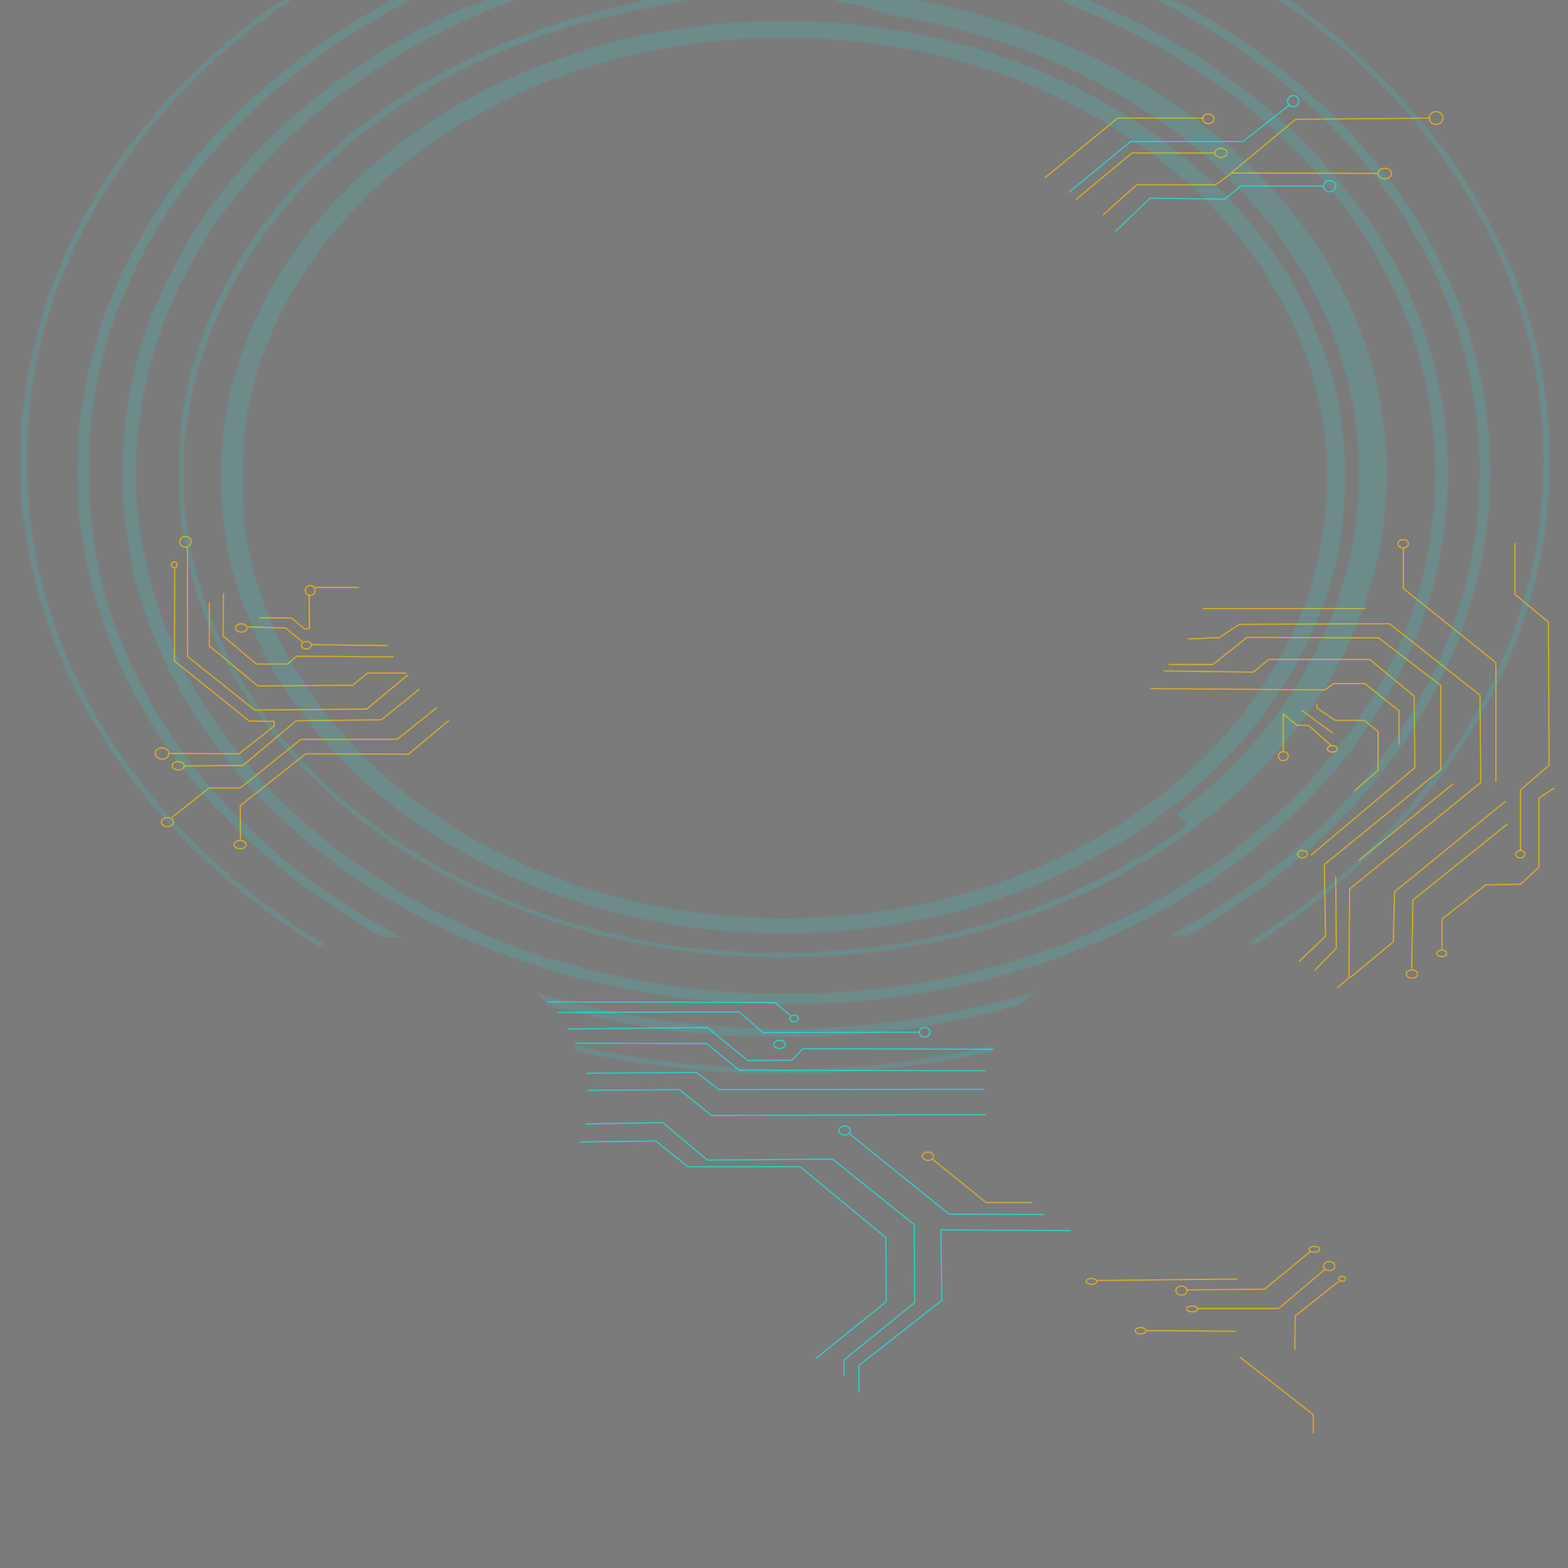
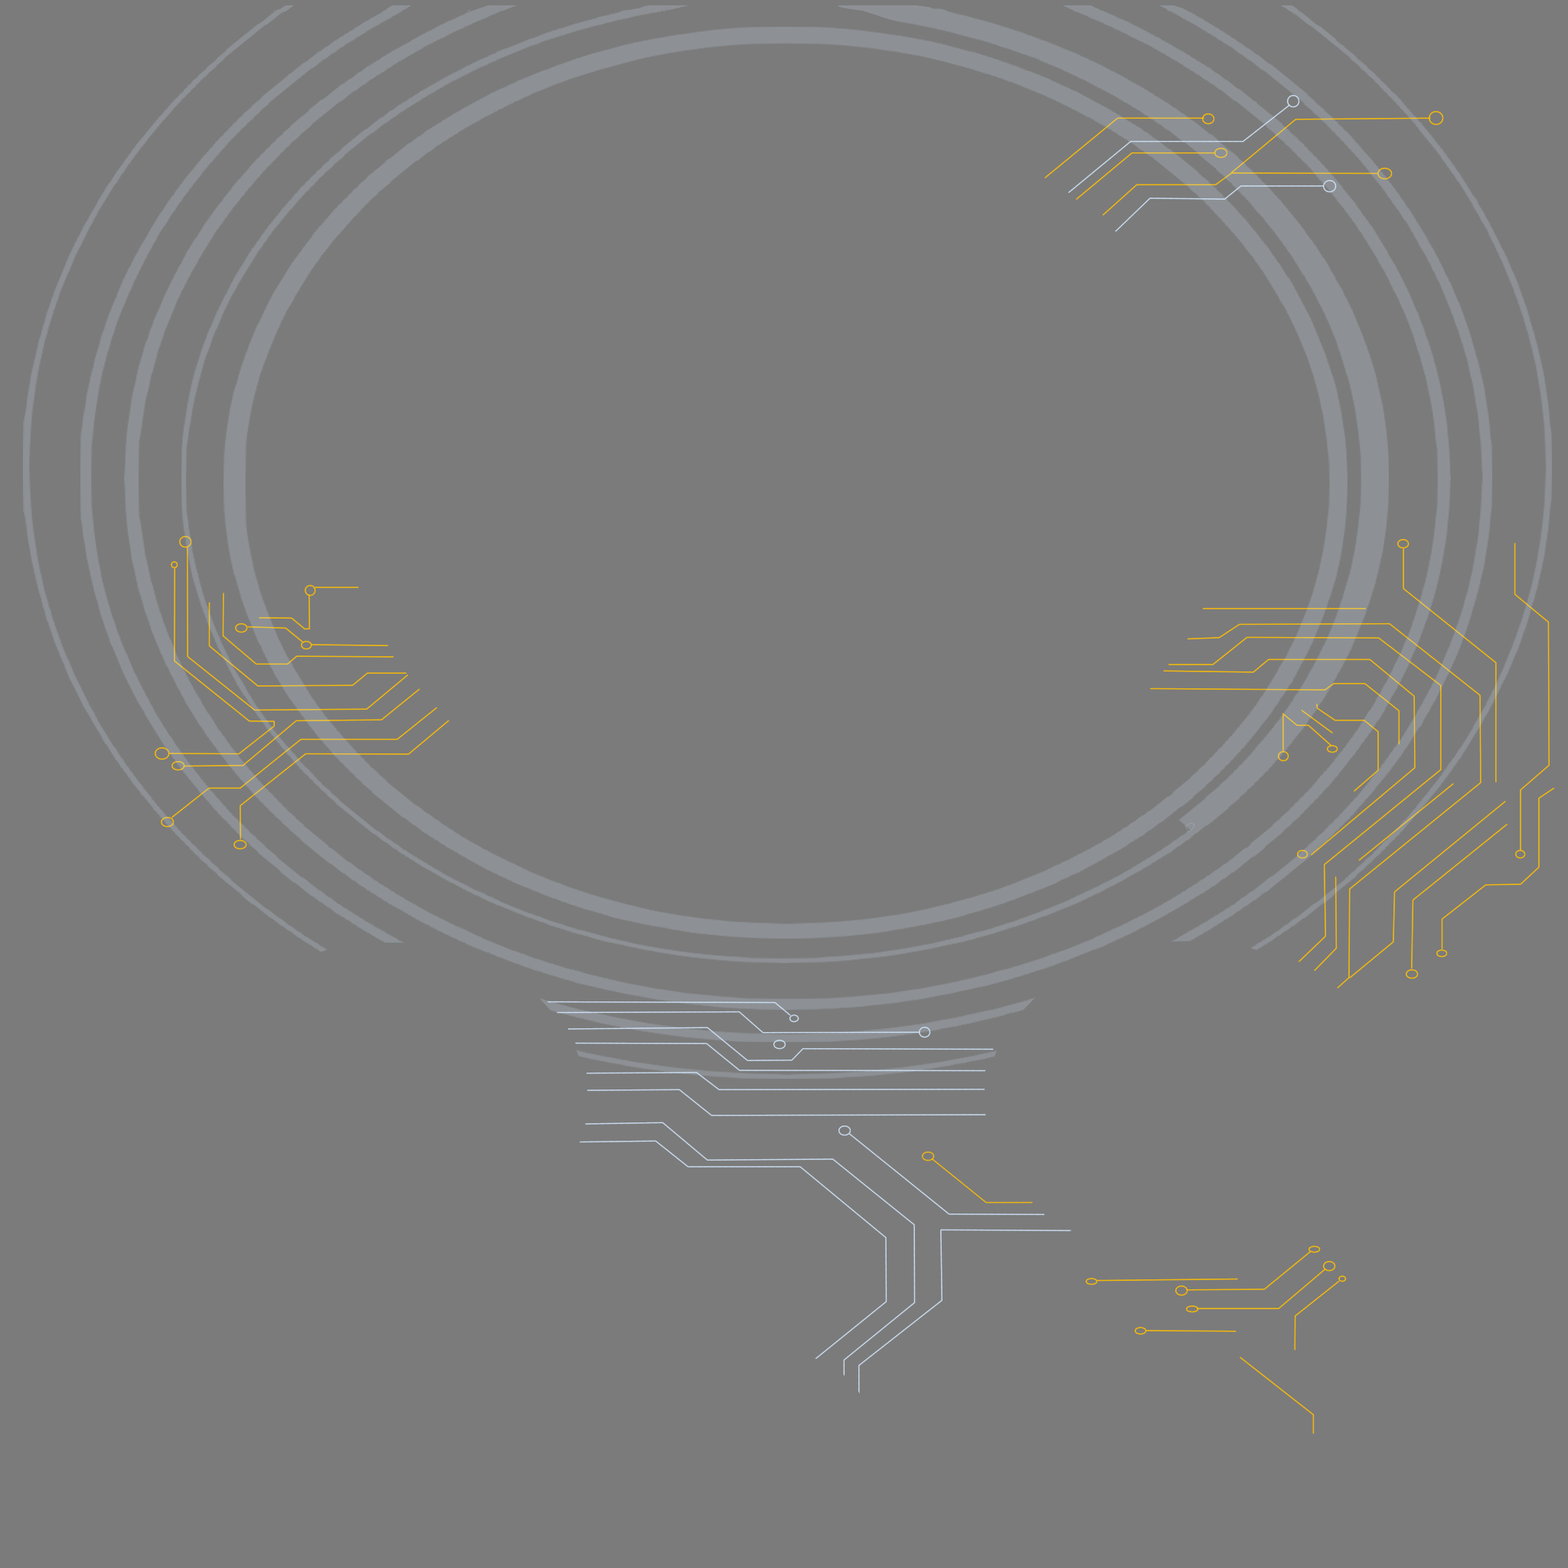
Layered file, before and after one edit (1568×1568). Changes by layer:
"concentric circles": opacity 12% → 20% over (x1=20, y1=0, x2=1555, y2=1435)
painted on "clipped" (1st of 4, in "concentric circles") over (x1=20, y1=0, x2=1555, y2=1435)
painted on "clipping mask" (1st of 3, in "concentric circles") over (x1=20, y1=0, x2=1555, y2=1435)
"orangish lines": opacity 75% → 100% over (x1=20, y1=0, x2=1555, y2=1435)
painted on "clipped" (2nd of 4, in "orangish lines") over (x1=20, y1=0, x2=1555, y2=1435)
"blueish lines": opacity 80% → 100% over (x1=20, y1=0, x2=1555, y2=1435)
painted on "clipped" (4th of 4, in "blueish lines") over (x1=20, y1=0, x2=1555, y2=1435)
painted on "clipping mask" (3rd of 3, in "blueish lines") over (x1=147, y1=98, x2=1555, y2=1435)
painted on "panel_light_background.png" over (x1=20, y1=0, x2=1555, y2=1435)